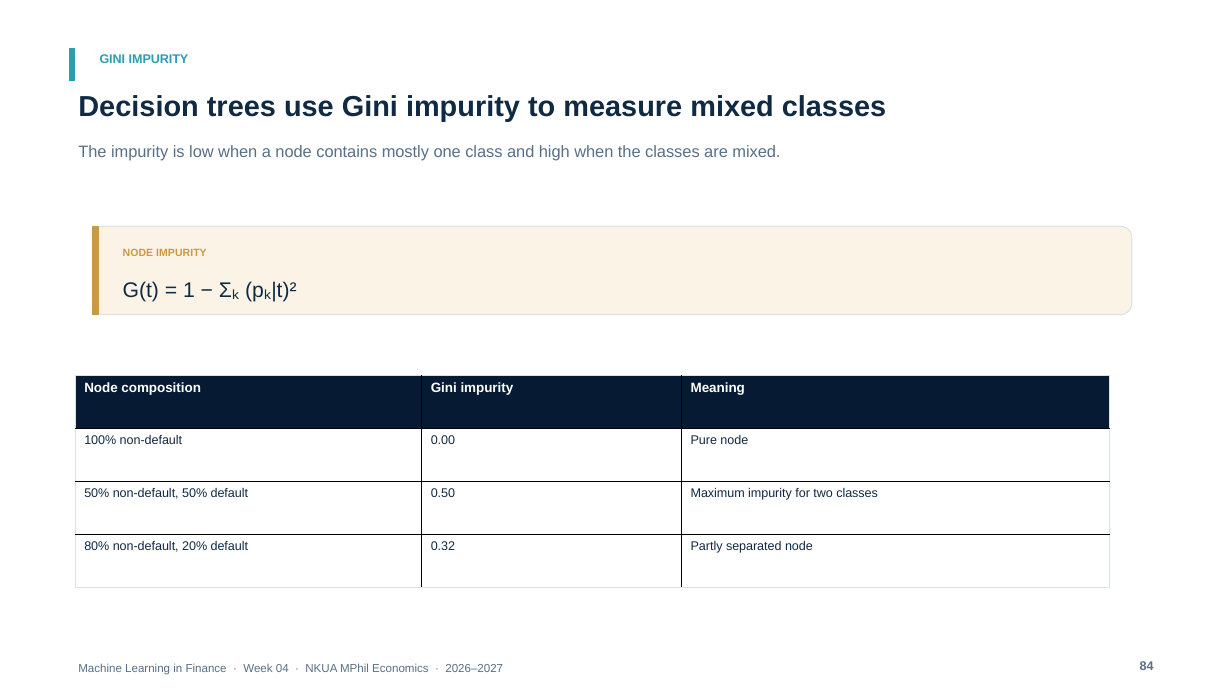
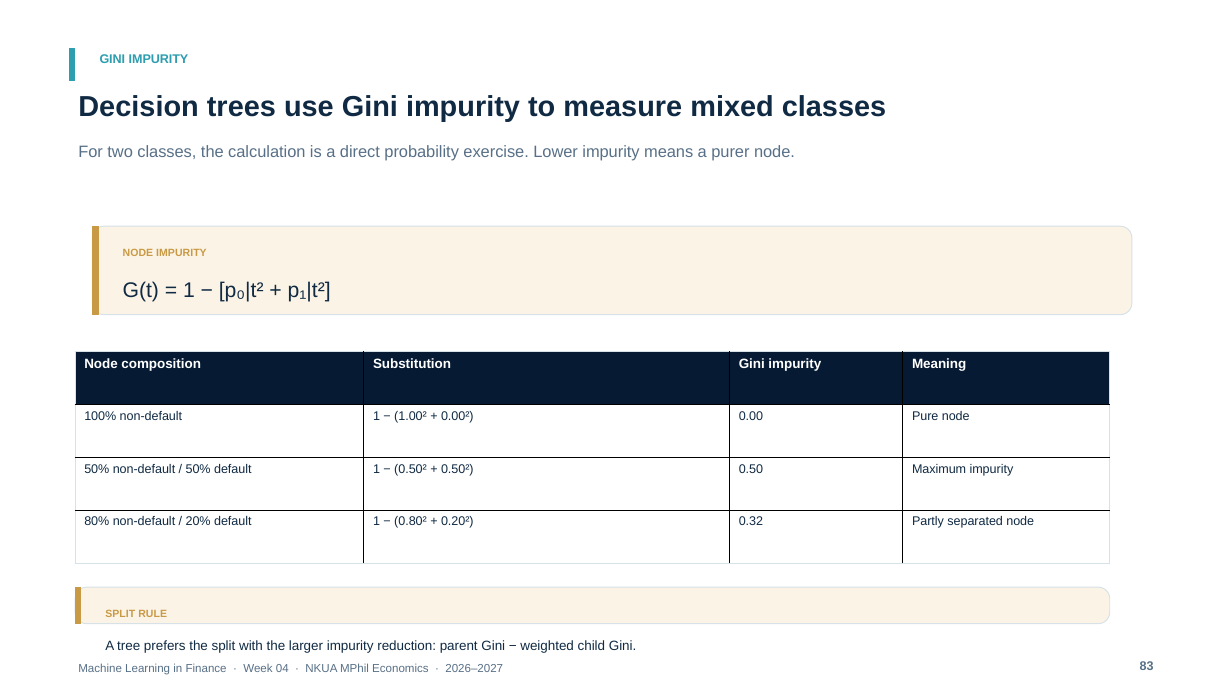
Before and after one commit to fkottas/Teaching-Courses, a slide deck: slide 83 of Machine Learning in Finance/2026-2027/lectures/week-04/slides/Lecture_04_Feature_Engineering_for_Financial_Data_2026-2027.pptx (slide 84 before the commit). Drawn at 1232x693 pixels with LibreOffice and Linux fonts; fonts in the diff are those of the drawing. Boxes give left, top, right and bottom in pixels: in the first picture for what was removed or moved away, otherwise in the second. Text is boxed around its words. In the diff, an @@ line names an element or a change of style, - is before the commit and + after.

```diff
--- a/Machine Learning in Finance/2026-2027/lectures/week-04/slides/Lecture_04_Feature_Engineering_for_Financial_Data_2026-2027.pptx
+++ b/Machine Learning in Finance/2026-2027/lectures/week-04/slides/Lecture_04_Feature_Engineering_for_Financial_Data_2026-2027.pptx
@@ text at bbox=[78, 145, 795, 161]: text changed @@
-The impurity is low when a node contains mostly one class and high when the classes are mixed.
+For two classes, the calculation is a direct probability exercise. Lower impurity means a purer node.
@@ text at bbox=[123, 281, 331, 302]: text changed @@
-G(t) = 1 − Σₖ (pₖ|t)²
+G(t) = 1 − [p₀|t² + p₁|t²]
@@ table at bbox=[75, 351, 1110, 563] @@
-column 1: Node composition | 100% non-default | 50% non-default, 50% default | 80% non-default, 20% default
+column 1: Node composition | 100% non-default | 50% non-default / 50% default | 80% non-default / 20% default
+column 2: Substitution | 1 − (1.00² + 0.00²) | 1 − (0.50² + 0.50²) | 1 − (0.80² + 0.20²)
-column 4, row 3: Maximum impurity for two classes
+column 4, row 3: Maximum impurity
@@ table: place and size @@
-table at bbox=[75, 375, 1110, 587]
+table at bbox=[75, 351, 1110, 563]
@@ rounded rectangle added at bbox=[75, 587, 1110, 624], fill #FBF3E5, outline #D6E2E8 0.75 pt @@
@@ rectangle added at bbox=[75, 587, 80, 624], fill #C99A45, outline #C99A45 0.75 pt @@
@@ text added at bbox=[105, 609, 167, 617], 8.2 pt, text #C99A45, bold @@
+SPLIT RULE
@@ text added at bbox=[105, 640, 637, 653], 10.5 pt, text #102A43 @@
+A tree prefers the split with the larger impurity reduction: parent Gini − weighted child Gini.
@@ text at bbox=[1140, 661, 1154, 670]: text changed @@
-84
+83
```
Also in this commit, not shown: 2 other slides changed, 9 slides added, 9 slides removed, 8 other files.
